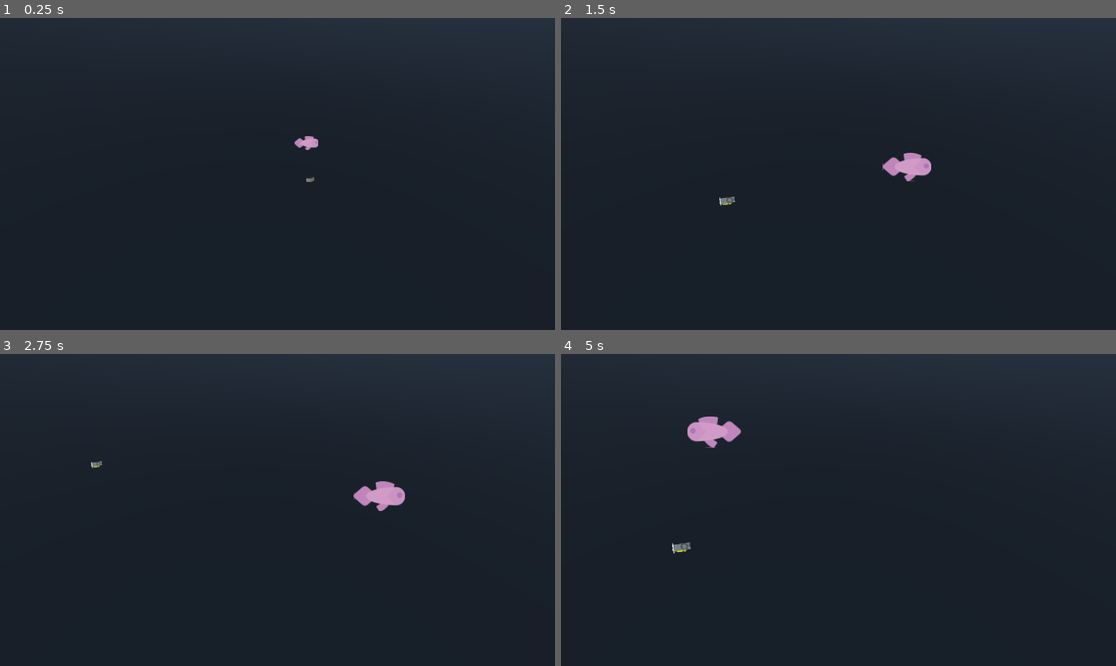
Above: before the commit, frames 1-4 (two rows, left to right).
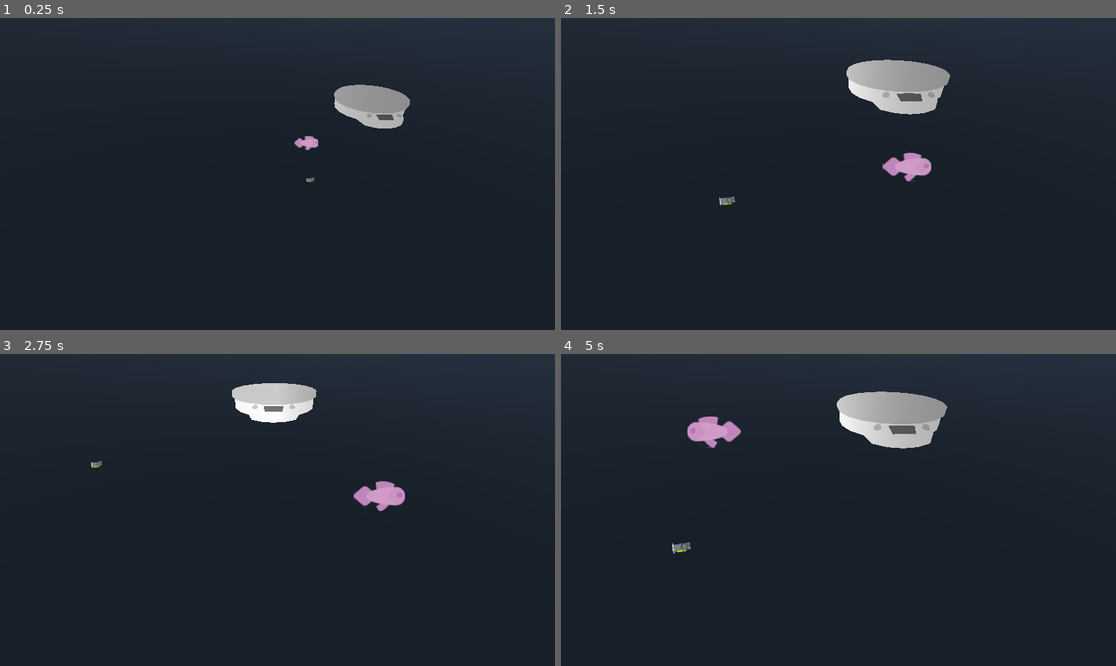
Above: after the commit, the same moments.

Repository: sundowns/full-scale-operation
Game: Godot game, scene res://world.tscn
Same seed, same stepped clock (60 frames per second), same inputs: the game is played once before the commit and once after it.
Inputs:
- Up to frame 1 (0.25 s): no input
- Up to frame 2 (1.5 s): tap Enter (ui_accept) at 0.5, 0.77 s; hold D (move_right) 0.53-1.28 s; hold Shift (graboss) 0.53-1.28 s; hold S (move_down) from 1.28 s (still down); tap Shift (graboss) at 1.35 s
- Up to frame 3 (2.75 s): tap Enter (ui_accept) at 1.52 s; release S (move_down) at 2.03 s; hold D (move_right) from 2.03 s (still down); hold Shift (graboss) from 2.03 s (still down)
- Up to frame 4 (5 s): release D (move_right) at 2.78 s; release Shift (graboss) at 2.78 s; hold W (move_up) 2.78-3.53 s; tap Shift (graboss) at 2.85, 4.35 s; tap Enter (ui_accept) at 3.02, 3.77, 4.52 s; hold Shift (graboss) 3.53-4.28 s; hold A (move_left) from 3.53 s (still down)

The runs differ from the first frame. In frame 1, 1.4% of the frame differs, in the area x 60-74%, y 21-36%; in frame 2, 2.5%; in frame 3, 1.5%; in frame 4, 2.8%, in the area x 49-70%, y 12-31%.

Commit message:
kitchen scalema

Diff:
--- /dev/null
+++ b/components/scale.tscn
@@ -0,0 +1,24 @@
+[gd_scene load_steps=4 format=3 uid="uid://c3ynpa4pb482k"]
+
+[ext_resource type="PackedScene" uid="uid://xmjbixx5x7ey" path="res://assets/Kitchen Scale.glb" id="1_wq3ew"]
+
+[sub_resource type="CylinderShape3D" id="CylinderShape3D_b8w1q"]
+height = 0.584
+radius = 2.28941
+
+[sub_resource type="CylinderShape3D" id="CylinderShape3D_vx5o8"]
+height = 0.231588
+radius = 2.39196
+
+[node name="Scale" type="StaticBody3D"]
+
+[node name="Kitchen Scale" parent="." instance=ExtResource("1_wq3ew")]
+transform = Transform3D(0.075, 0, 0, 0, 0.075, 0, 0, 0, 0.075, 0, 0, 0)
+
+[node name="Base" type="CollisionShape3D" parent="."]
+transform = Transform3D(1, 0, 0, 0, 1, 0, 0, 0, 1, 0, 0.31136, 0)
+shape = SubResource("CylinderShape3D_b8w1q")
+
+[node name="Top" type="CollisionShape3D" parent="."]
+transform = Transform3D(1, 0, 0, 0, 1, 0, 0, 0, 1, 0, 0.719791, 0)
+shape = SubResource("CylinderShape3D_vx5o8")
--- a/world.tscn
+++ b/world.tscn
@@ -1,10 +1,11 @@
-[gd_scene load_steps=9 format=3 uid="uid://bjlyhgpcuhhts"]
+[gd_scene load_steps=10 format=3 uid="uid://bjlyhgpcuhhts"]
 
 [ext_resource type="Script" path="res://world.gd" id="1_2nsq5"]
 [ext_resource type="PackedScene" uid="uid://bb2xhb5er4w6t" path="res://components/camera_rig.tscn" id="1_bxns7"]
 [ext_resource type="PackedScene" uid="uid://bn0eakvdlj2nl" path="res://items/item.tscn" id="3_f42o3"]
 [ext_resource type="Resource" uid="uid://sxxunfwsidgn" path="res://items/data/graphics_card.tres" id="4_cesal"]
 [ext_resource type="PackedScene" uid="uid://cd1uc5gf5jbj3" path="res://components/player.tscn" id="6_iwsid"]
+[ext_resource type="PackedScene" uid="uid://c3ynpa4pb482k" path="res://components/scale.tscn" id="6_vn1tt"]
 
 [sub_resource type="StandardMaterial3D" id="StandardMaterial3D_kglyd"]
 albedo_color = Color(0.13439, 0.172316, 0.223464, 1)
@@ -46,3 +47,6 @@
 
 [node name="Camera3D" type="Camera3D" parent="."]
 transform = Transform3D(1, 0, 0, 0, 0.777146, 0.62932, 0, -0.62932, 0.777146, 0, 3.913, 4.777)
+
+[node name="Scale" parent="." instance=ExtResource("6_vn1tt")]
+transform = Transform3D(-5.96046e-08, 0, -1, 0, 1, 0, 1, 0, -5.96046e-08, 5, 0, -6)
Binary file added: assets/Kitchen Scale.glb
Not shown, added: assets/Kitchen Scale.glb.import
Binary file added: assets/Kitchen Scale_534 Kitchen Scale.png
Not shown, added: assets/Kitchen Scale_534 Kitchen Scale.png.import
